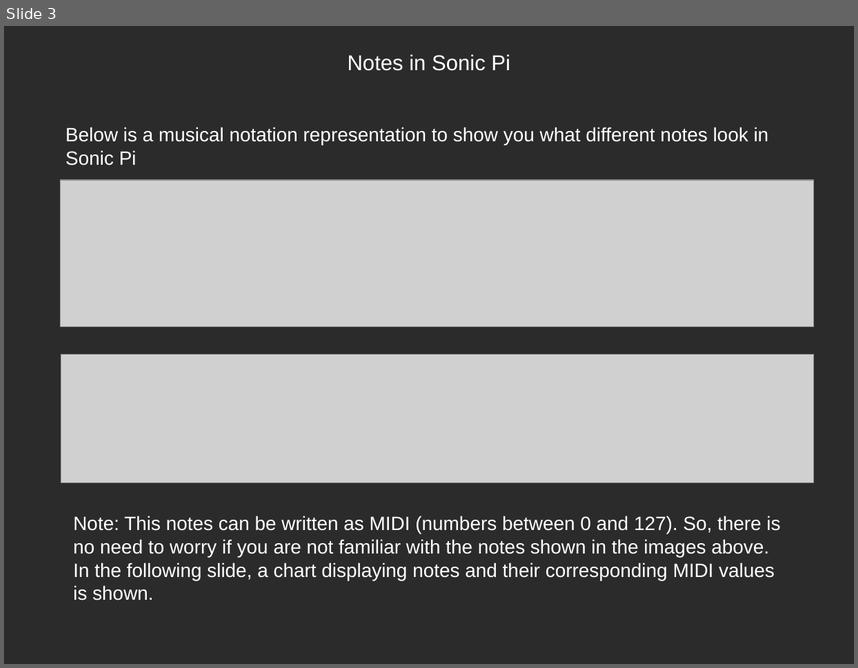
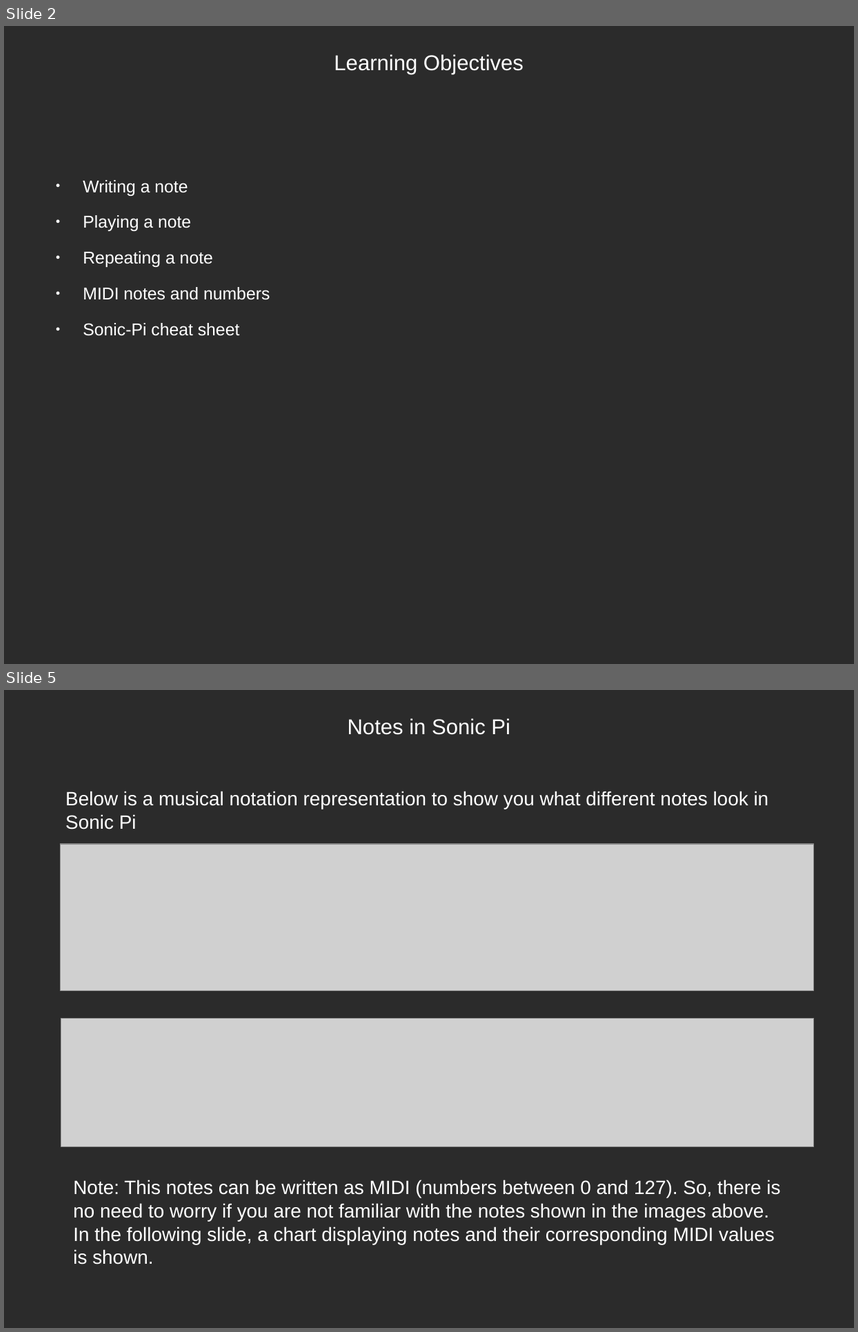
Before and after one commit to tunapanda/Sonic-Pi, a slide deck: Part_one/Basics Of Making Notes.odp. Shown one above the other, each under a label of ours: slide 3 before the commit, slides 2 and 5 after it; the slides between them are not shown. The pictures are 858x668 and 858x1332 pixels, drawn with LibreOffice and Linux fonts; fonts in the diff are those of the drawing; grey boxes stand for pictures; background and template pictures are left out; a plain dark background stands for a picture behind light text. Boxes give left, top, right and bottom in pixels: in the first picture for what was removed or moved away, otherwise in the second. Text is boxed around its words. In the diff, an @@ line names an element or a change of style, - is before the commit and + after.

Commit message:
added learning objectives and references to all files

```diff
--- a/Part_one/Basics Of Making Notes.odp
+++ b/Part_one/Basics Of Making Notes.odp
@@ slide 2 added at [4,26,854,664], background picture (left out) @@
@@ title added at [334,54,524,74], 20 pt, text #FFFFFF @@
+Learning Objectives
@@ text added at [83,180,270,336], 16 pt, text #FFFFFF @@
+● Writing a note
+● Playing a note
+● Repeating a note
+● MIDI notes and numbers
+● Sonic-Pi cheat sheet
@@ what was slide 3 is now slide 5 @@
```
Also in this commit, not shown: 4 slides changed, 2 other slides added, 8 other files.
